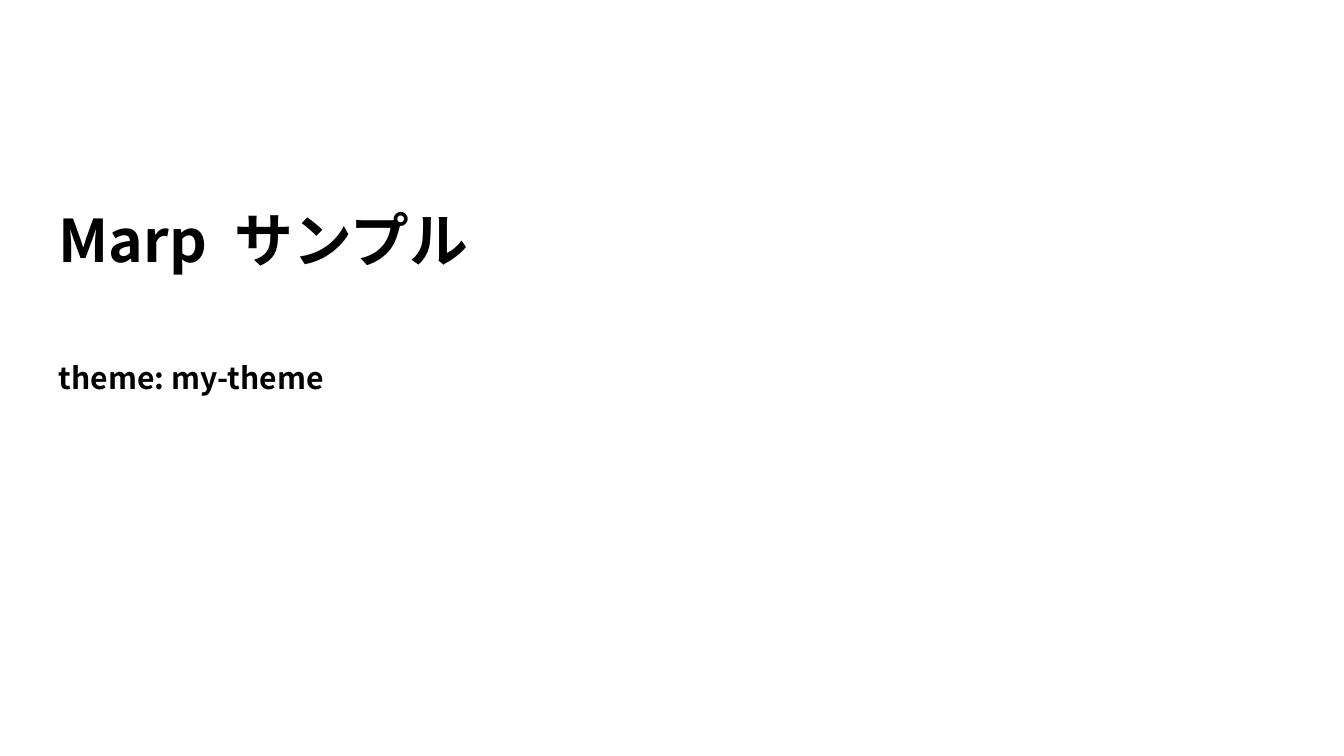
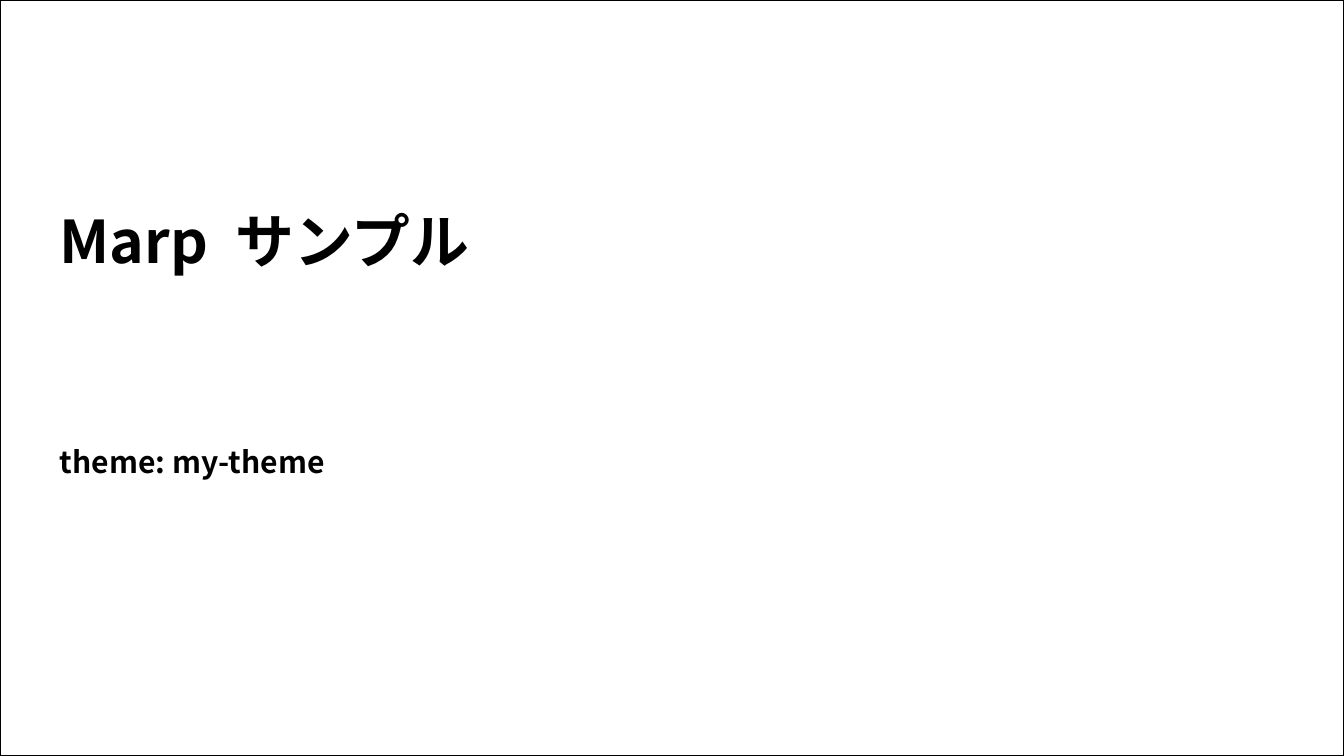
Before and after one commit to sdkn104/misc, a slide deck: slide 1 of Comp/Marp/marp.pptx. Drawn at 1344x756 pixels with LibreOffice and Linux fonts; fonts in the diff are those of the drawing; background and template pictures are left out. Boxes give left, top, right and bottom in pixels: in the first picture for what was removed or moved away, otherwise in the second. Text is boxed around its words. In the diff, an @@ line names an element or a change of style, - is before the commit and + after.

```diff
--- a/Comp/Marp/marp.pptx
+++ b/Comp/Marp/marp.pptx
@@ freeform shape added at box(1, 1, 1344, 756), outline #000000 0.74 pt @@
@@ text "theme: my-theme": place and size @@
-text "theme: my-theme" at box(59, 365, 323, 396)
+text "theme: my-theme" at box(60, 449, 324, 480)
```
Also in this commit, not shown: 12 other slides changed, 5 other files.
